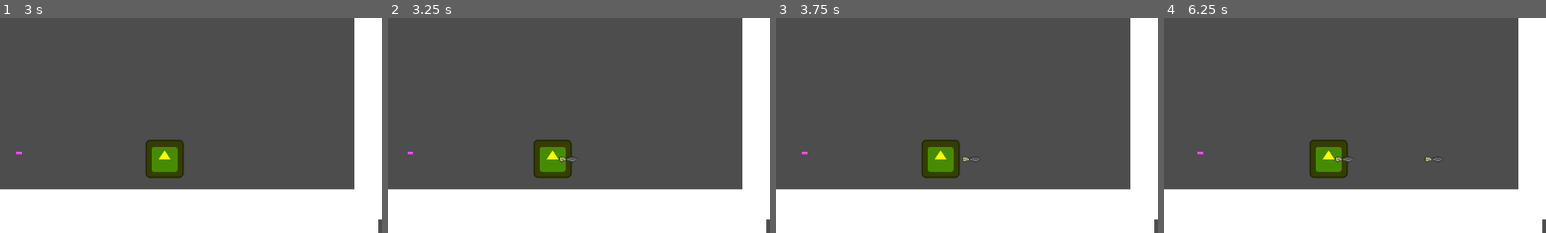
Above: before the commit, frames 1-4 (left to right).
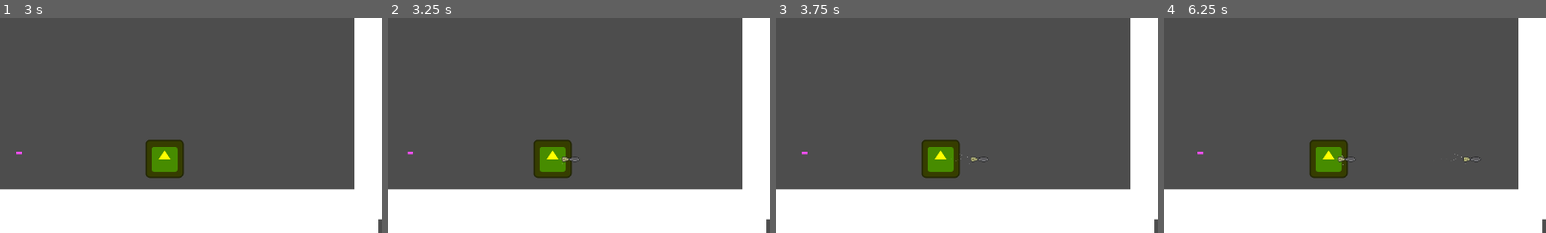
Above: after the commit, the same moments.

Repository: YhagoTomasini/LivreJam025
Game: Godot game, scene res://Scenes/main.tscn
Same seed, same stepped clock (60 frames per second), same inputs: the game is played once before the commit and once after it. The engine's default icon, where the game draws it, is replaced by a stand-in: a white triangle on a blue panel in a dark square.
Inputs (mouse positions are % of the whole screen's width and height, from its top left):
- Up to frame 1 (3 s): click (15, 44) at 0.52 s; type "Alex" at 0.6 s; tap Enter at 1.25, 2.75 s; move the mouse to (15, 44) at 1.27 s; press the mouse at (15, 44) at 1.28 s; hold Right (ui_right) 1.28-2.78 s; tap Up (ui_up) at 1.52, 2.27 s; tap Space at 2 s; move the mouse to (30, 55) at 2.02 s; release the mouse at (30, 55) at 2.03 s; click (30, 55) at 2.1 s; move the mouse to (60, 28) at 2.77 s; press the mouse at (60, 28) at 2.78 s; hold Left (ui_left) from 2.78 s (still down)
- Up to frame 2 (3.25 s): keep holding Left (ui_left)
- Up to frame 3 (3.75 s): move the mouse to (45, 70) at 3.52 s; release Left (ui_left) at 3.53 s; release the mouse at (45, 70) at 3.53 s; hold Right (ui_right) from 3.53 s (still down); click (45, 70) at 3.6 s
- Up to frame 4 (6.25 s): tap Up (ui_up) at 3.77, 4.52, 5.27 s; move the mouse to (80, 65) at 4.27 s; press the mouse at (80, 65) at 4.28 s; move the mouse to (20, 35) at 5.02 s; release Right (ui_right) at 5.03 s; release the mouse at (20, 35) at 5.03 s; hold Left (ui_left) 5.03-5.78 s; click (20, 35) at 5.1 s; move the mouse to (55, 50) at 5.77 s; press the mouse at (55, 50) at 5.78 s; hold Right (ui_right) from 5.78 s (still down)
The pictures show only the part of the screen within x 50-100%, y 50-100%; the shares and areas given below are measured in that part.

Frame 1 is identical in both runs. In frame 2, less than 0.1% of the frame differs, in the area x 44-51%, y 64-68%; in frame 3, 0.1%; in frame 4, 0.2%, in the area x 44-83%, y 63-69%.

Commit message:
Tiro Effect + Reset Game +plata collision

Diff:
--- a/Prefabs/tiro_totem.tscn
+++ b/Prefabs/tiro_totem.tscn
@@ -1,7 +1,14 @@
-[gd_scene load_steps=6 format=3 uid="uid://dglmwp6g21ubc"]
+[gd_scene load_steps=7 format=3 uid="uid://dglmwp6g21ubc"]
 
-[ext_resource type="Script" path="res://Scripts/tiro_totem.gd" id="1_fvkh6"]
+[ext_resource type="Script" uid="uid://cf4li8ja3fyep" path="res://Scripts/tiro_totem.gd" id="1_fvkh6"]
 [ext_resource type="Texture2D" uid="uid://bf2j47mdpqdbm" path="res://Images/UntitledArtwork1.png" id="2_fvkh6"]
+
+[sub_resource type="Gradient" id="Gradient_fvkh6"]
+colors = PackedColorArray(1, 1, 1, 1, 1, 1, 1, 0)
+
+[sub_resource type="CapsuleShape2D" id="CapsuleShape2D_1cxo8"]
+radius = 11.0
+height = 22.0
 
 [sub_resource type="AtlasTexture" id="AtlasTexture_1cxo8"]
 atlas = ExtResource("2_fvkh6")
@@ -18,17 +25,18 @@
 "speed": 5.0
 }]
 
-[sub_resource type="CapsuleShape2D" id="CapsuleShape2D_1cxo8"]
-radius = 11.0
-height = 22.0
-
 [node name="tiro_totem" type="CharacterBody2D"]
 script = ExtResource("1_fvkh6")
 
-[node name="anim" type="AnimatedSprite2D" parent="."]
-position = Vector2(0, -1)
-rotation = 3.14159
-sprite_frames = SubResource("SpriteFrames_fvkh6")
+[node name="CPUParticles2D" type="CPUParticles2D" parent="."]
+position = Vector2(-4, 0)
+amount = 12
+lifetime = 2.0
+speed_scale = 3.0
+emission_shape = 1
+emission_sphere_radius = 11.2
+gravity = Vector2(-5, 0.3)
+color_ramp = SubResource("Gradient_fvkh6")
 
 [node name="colisao" type="CollisionShape2D" parent="."]
 position = Vector2(6, 0)
@@ -37,4 +45,9 @@
 
 [node name="VisibleOnScreenEnabler2D" type="VisibleOnScreenEnabler2D" parent="."]
 
+[node name="anim" type="AnimatedSprite2D" parent="."]
+position = Vector2(0, -1)
+rotation = 3.14159
+sprite_frames = SubResource("SpriteFrames_fvkh6")
+
 [connection signal="screen_exited" from="VisibleOnScreenEnabler2D" to="." method="_on_visible_on_screen_enabler_2d_screen_exited"]
--- a/Scenes/fall_plataform.tscn
+++ b/Scenes/fall_plataform.tscn
@@ -4,7 +4,7 @@
 [ext_resource type="Texture2D" uid="uid://chmpb6fx3x1w7" path="res://Images/icon.svg" id="2_p3s8d"]
 
 [sub_resource type="RectangleShape2D" id="RectangleShape2D_pcynr"]
-size = Vector2(16, 8)
+size = Vector2(123.333, 120)
 
 [sub_resource type="Animation" id="Animation_p3s8d"]
 resource_name = "shake"
@@ -52,6 +52,7 @@
 texture = ExtResource("2_p3s8d")
 
 [node name="collision" type="CollisionShape2D" parent="."]
+position = Vector2(-1.66666, 0)
 shape = SubResource("RectangleShape2D_pcynr")
 one_way_collision = true
 
--- a/Scripts/globals.gd
+++ b/Scripts/globals.gd
@@ -24,8 +24,6 @@
 		var deficit_factor = sqrt(player_speed_ratio)
 		Velo_escala = deficit_factor
 
-
-#if Globals.VELO != Globals.Velo_base:
-#		var player_speed_ratio = Globals.VELO / 300.0
-#		var deficit_factor = sqrt(player_speed_ratio)
-#		Globals.Velo_escala = deficit_factor
+func reset_game():
+	VELO = Velo_base
+	get_tree().call_deferred("reload_current_scene")
--- a/Scripts/golem.gd
+++ b/Scripts/golem.gd
@@ -34,4 +34,4 @@
 
 func _on_area_2d_body_entered(body: Node2D) -> void:
 	if body.name == "tiro_totem":
-		get_tree().call_deferred("reload_current_scene")
+		Globals.reset_game()
--- a/Scripts/tiro_totem.gd
+++ b/Scripts/tiro_totem.gd
@@ -2,7 +2,7 @@
 
 
 
-var velocidade_do_tiro := 50
+var velocidade_do_tiro := 70
 var direcao := 1
 @onready var anim: AnimatedSprite2D = $anim
 
Not shown: 1 places in Scenes/menu_start.tscn that only renumber resources
